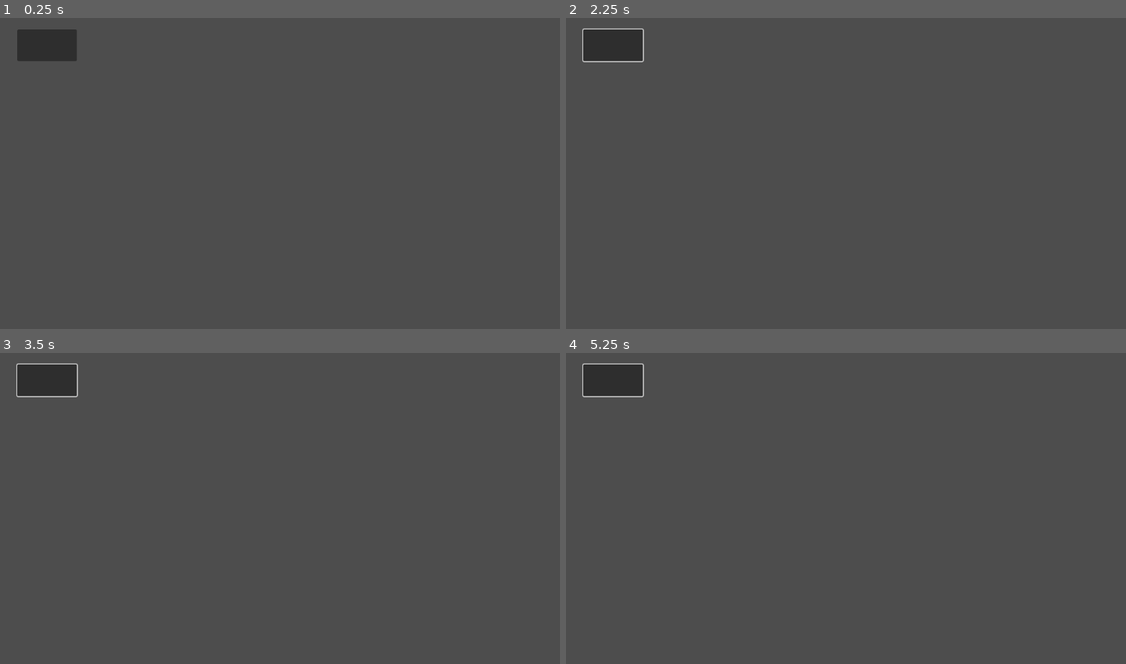
Above: before the commit, frames 1-4 (two rows, left to right).
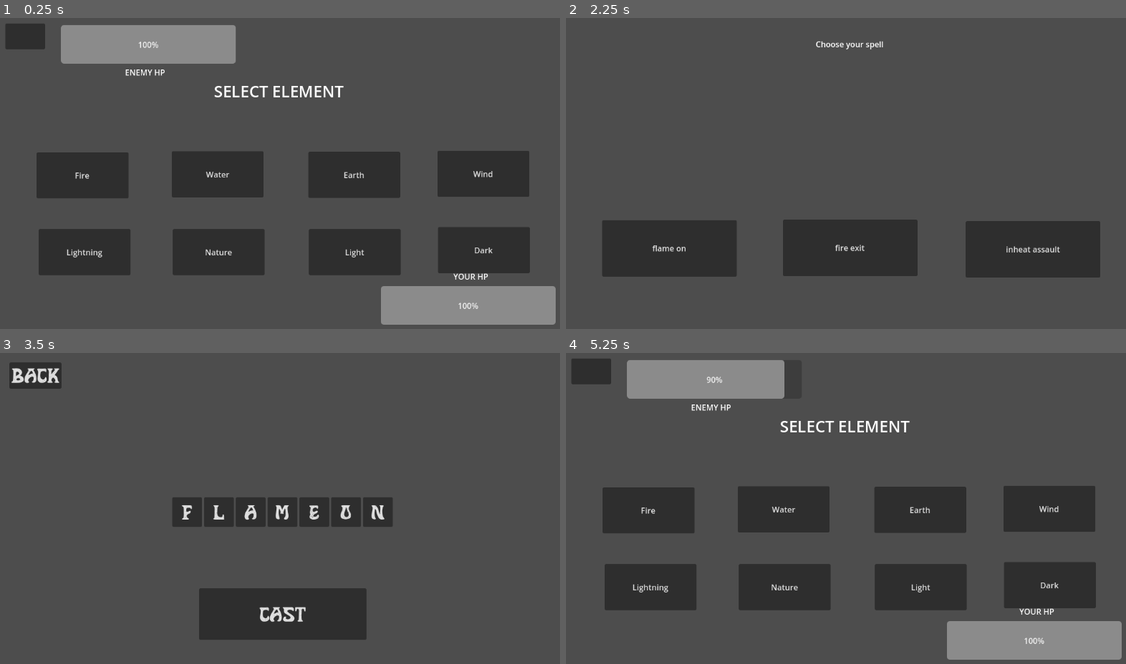
Above: after the commit, the same moments.

Repository: FlingFlongerz/Runes-of-ASL
Game: Godot game, scene res://scenes/battlescreen.tscn
Same seed, same stepped clock (60 frames per second), same inputs: the game is played once before the commit and once after it. Before the commit the project has no main scene; this scene is started directly in both runs.
Inputs (mouse positions are in pixels of both pictures, inside the frame that each line leads up to):
- Up to frame 1 (0.25 s): no input
- Up to frame 2 (2.25 s): click (610, 45) at 0.52 s; click (594, 36) at 1.27 s; click (650, 176) at 2 s, where only the run after the commit has a clickable "Fire"
- Up to frame 3 (3.5 s): click (100, 583) at 2.75 s, where only the run after the commit has a clickable "flame on"
- Up to frame 4 (5.25 s): click (599, 374) at 3.5 s, where only the run after the commit has a clickable "BACK"; click (1030, 583) at 4.25 s, where only the run after the commit has a clickable "inheat assault"; click (846, 614) at 5 s, where only the run after the commit has a clickable "CAST"

The runs differ from the first frame. In frame 1, 28% of the frame differs, in the area x 1-100%, y 1-99%; in frame 2, 14%; in frame 3, 9.2%; in frame 4, 28%.

Commit message:
added hp mechanic

Diff:
--- a/components/buttons/buttons_battlescreen.tres
+++ b/components/buttons/buttons_battlescreen.tres
@@ -1,11 +1,10 @@
 [gd_resource type="Theme" load_steps=2 format=3 uid="uid://dysqgk2enfhv2"]
 
-[sub_resource type="FontFile" id="FontFile_j5boe"]
-cache/0/16/0/ascent = 0.0
-cache/0/16/0/descent = 0.0
-cache/0/16/0/underline_position = 0.0
-cache/0/16/0/underline_thickness = 0.0
-cache/0/16/0/scale = 1.0
+[ext_resource type="FontFile" uid="uid://dit7wdynyi70s" path="res://components/buttons/Wizard.ttf" id="1_sslgl"]
 
 [resource]
-default_font = SubResource("FontFile_j5boe")
+default_font = ExtResource("1_sslgl")
+Button/colors/font_outline_color = Color(0, 0.963312, 0, 1)
+Button/colors/icon_hover_pressed_color = Color(0, 0.964706, 0, 1)
+Button/font_sizes/font_size = 40
+Button/fonts/font = ExtResource("1_sslgl")
--- a/project.godot
+++ b/project.godot
@@ -11,6 +11,7 @@
 [application]
 
 config/name="Runes-of-ASL"
+run/main_scene="res://scenes/MainMenu.tscn"
 config/features=PackedStringArray("4.3", "Forward Plus")
 config/icon="res://icon.svg"
 
--- /dev/null
+++ b/scenes/MainMenu.tscn
@@ -0,0 +1,12 @@
+[gd_scene load_steps=2 format=3 uid="uid://d0uojybfrt8lp"]
+
+[ext_resource type="Script" path="res://scripts/main_screen.gd" id="1_8u6u3"]
+
+[node name="MainScreen" type="Control"]
+layout_mode = 3
+anchors_preset = 15
+anchor_right = 1.0
+anchor_bottom = 1.0
+grow_horizontal = 2
+grow_vertical = 2
+script = ExtResource("1_8u6u3")
--- a/scenes/MainScreen.tscn
+++ /dev/null
@@ -1,14 +0,0 @@
-[gd_scene load_steps=2 format=3 uid="uid://d0uojybfrt8lp"]
-
-[ext_resource type="PackedScene" uid="uid://bya4pcjawyft8" path="res://scenes/player_select_element.tscn" id="1_mdns6"]
-
-[node name="MainScreen" type="Control"]
-layout_mode = 3
-anchors_preset = 15
-anchor_right = 1.0
-anchor_bottom = 1.0
-grow_horizontal = 2
-grow_vertical = 2
-
-[node name="Player_select_element" parent="." instance=ExtResource("1_mdns6")]
-visible = false
--- a/scenes/battlescreen.tscn
+++ b/scenes/battlescreen.tscn
@@ -1,12 +1,52 @@
-[gd_scene load_steps=2 format=3 uid="uid://csodimk7014fa"]
+[gd_scene load_steps=4 format=3 uid="uid://csodimk7014fa"]
 
+[ext_resource type="Script" path="res://scripts/battlescreen.gd" id="1_5ip7d"]
 [ext_resource type="Theme" uid="uid://dysqgk2enfhv2" path="res://components/buttons/buttons_battlescreen.tres" id="1_qaxn6"]
+[ext_resource type="PackedScene" uid="uid://bya4pcjawyft8" path="res://scenes/player_select_element.tscn" id="3_o7jgt"]
 
 [node name="Battlescreen" type="Node2D"]
+script = ExtResource("1_5ip7d")
 
-[node name="Button" type="Button" parent="."]
-offset_left = 42.0
-offset_top = 26.0
-offset_right = 162.0
-offset_bottom = 90.0
+[node name="Menu" type="Button" parent="."]
+offset_left = 18.0
+offset_top = 14.0
+offset_right = 98.0
+offset_bottom = 66.0
 theme = ExtResource("1_qaxn6")
+
+[node name="Player_hp" type="ProgressBar" parent="."]
+offset_left = 774.0
+offset_top = 544.0
+offset_right = 1126.0
+offset_bottom = 622.0
+value = 100.0
+
+[node name="Label" type="Label" parent="Player_hp"]
+layout_mode = 0
+offset_left = 87.0
+offset_top = -33.0
+offset_right = 277.0
+offset_bottom = -5.0
+text = "YOUR HP"
+horizontal_alignment = 1
+vertical_alignment = 1
+
+[node name="Enemy_hp" type="ProgressBar" parent="."]
+offset_left = 130.0
+offset_top = 17.0
+offset_right = 482.0
+offset_bottom = 95.0
+value = 100.0
+
+[node name="Label" type="Label" parent="Enemy_hp"]
+layout_mode = 0
+offset_left = 75.0
+offset_top = 82.0
+offset_right = 265.0
+offset_bottom = 110.0
+text = "ENEMY HP"
+horizontal_alignment = 1
+vertical_alignment = 1
+
+[node name="Player_select_element" parent="." instance=ExtResource("3_o7jgt")]
+visible = false
--- a/scenes/finger_spell_screen.tscn
+++ b/scenes/finger_spell_screen.tscn
@@ -1,6 +1,7 @@
-[gd_scene load_steps=2 format=3 uid="uid://dhrnhavdswfp"]
+[gd_scene load_steps=3 format=3 uid="uid://dhrnhavdswfp"]
 
 [ext_resource type="Script" path="res://scripts/finger_spell_screen.gd" id="1_vc6ae"]
+[ext_resource type="Theme" uid="uid://dysqgk2enfhv2" path="res://components/buttons/buttons_battlescreen.tres" id="2_u8vdv"]
 
 [node name="FingerSpellScreen" type="Control"]
 layout_mode = 3
@@ -12,8 +13,44 @@
 script = ExtResource("1_vc6ae")
 
 [node name="HBoxContainer" type="HBoxContainer" parent="."]
+layout_mode = 1
+anchors_preset = 8
+anchor_left = 0.5
+anchor_top = 0.5
+anchor_right = 0.5
+anchor_bottom = 0.5
+offset_left = -20.0
+offset_top = -20.0
+offset_right = 20.0
+offset_bottom = 20.0
+grow_horizontal = 2
+grow_vertical = 2
+theme = ExtResource("2_u8vdv")
+
+[node name="back_button" type="Button" parent="."]
 layout_mode = 0
-offset_left = 539.0
-offset_top = 374.0
-offset_right = 579.0
-offset_bottom = 414.0
+offset_left = 26.0
+offset_top = 22.0
+offset_right = 131.0
+offset_bottom = 75.0
+theme = ExtResource("2_u8vdv")
+text = "BACK"
+
+[node name="cast_button" type="Button" parent="."]
+layout_mode = 1
+anchors_preset = 7
+anchor_left = 0.5
+anchor_top = 1.0
+anchor_right = 0.5
+anchor_bottom = 1.0
+offset_left = -168.5
+offset_top = -170.0
+offset_right = 168.5
+offset_bottom = -66.0
+grow_horizontal = 2
+grow_vertical = 0
+theme = ExtResource("2_u8vdv")
+text = "CAST"
+
+[connection signal="pressed" from="back_button" to="." method="_on_button_pressed"]
+[connection signal="pressed" from="cast_button" to="." method="_on_cast_button_pressed"]
--- a/scripts/Global.gd
+++ b/scripts/Global.gd
@@ -1,5 +1,19 @@
 extends Node
 
+#type of element selected
+var element_selected = ""
 
-var element_selected = ""
+#what element selected
 var spell_selected = ""
+
+#is the player ready to cast
+var ready_to_cast = false
+
+#timer for casting
+var overall_cast_time = 60
+
+#player hp
+var player_health_points = 100
+
+#enemy player hp
+var enemy_health_points = 100
--- /dev/null
+++ b/scripts/battlescreen.gd
@@ -0,0 +1,23 @@
+extends Node2D
+
+var player_hp = Global.player_health_points
+var enemy_hp = Global.enemy_health_points
+@onready var player_hp_bar = $Player_hp
+@onready var enemy_hp_bar = $Enemy_hp
+
+
+var ready_to_cast = true
+@onready var start_cast = $Player_select_element
+# Called when the node enters the scene tree for the first time.
+func _ready() -> void:
+	pass # Replace with function body.
+
+
+# Called every frame. 'delta' is the elapsed time since the previous frame.
+func _process(delta: float) -> void:
+	if ready_to_cast == true:
+		start_cast.show()
+		ready_to_cast = false
+
+	player_hp_bar.value = player_hp
+	enemy_hp_bar.value = enemy_hp
--- a/scripts/finger_spell_screen.gd
+++ b/scripts/finger_spell_screen.gd
@@ -2,6 +2,8 @@
 
 # A container to hold the letter buttons
 @onready var container = $HBoxContainer  # or HBoxContainer / GridContainer depending on layout
+@onready var cast_button = $cast_button
+var ready_to_cast = false
 
 func _ready() -> void:
 	# Get the selected spell from Global
@@ -22,3 +24,19 @@
 
 func _on_letter_pressed(letter: String) -> void:
 	print("Pressed letter:", letter)
+
+func _process(delta: float) -> void:
+	if ready_to_cast == true:
+		cast_button.disabled = false
+
+
+
+
+
+func _on_button_pressed() -> void:
+	get_tree().change_scene_to_file("res://scenes/select_element_spell.tscn")
+
+
+func _on_cast_button_pressed() -> void:
+	Global.enemy_health_points = Global.enemy_health_points - 10
+	get_tree().change_scene_to_file("res://scenes/battlescreen.tscn")
--- /dev/null
+++ b/scripts/main_screen.gd
@@ -0,0 +1,12 @@
+extends Control
+
+
+
+# Called when the node enters the scene tree for the first time.
+func _ready() -> void:
+	pass # Replace with function body.
+
+
+# Called every frame. 'delta' is the elapsed time since the previous frame.
+func _process(delta: float) -> void:
+	pass
--- a/scripts/player_select_element.gd
+++ b/scripts/player_select_element.gd
@@ -2,15 +2,15 @@
 
 
 @export var player_spell_activated = false
-@onready var is_spell_ready = false
 @export var player_selected = false
-
+@onready var select_spell = $"../SelectElementSpell"
 
 
 func _on_fire_pressed() -> void:
 	Global.element_selected = "Fire"
 	player_selected = true
 	get_tree().change_scene_to_file("res://scenes/select_element_spell.tscn")
+
 
 func _on_water_pressed() -> void:
 	Global.element_selected = "Water"
--- a/scripts/select_element_spell.gd
+++ b/scripts/select_element_spell.gd
@@ -31,8 +31,7 @@
 		button1.text = spells[0]
 		button2.text = spells[1]
 		button3.text = spells[2]
-	else:
-		print("Unknown element: ", Global.element_selected)
+
 
 
 func _on_button_pressed() -> void:
Binary file added: components/buttons/Wizard.ttf
Not shown, added: components/buttons/Wizard.ttf.import
